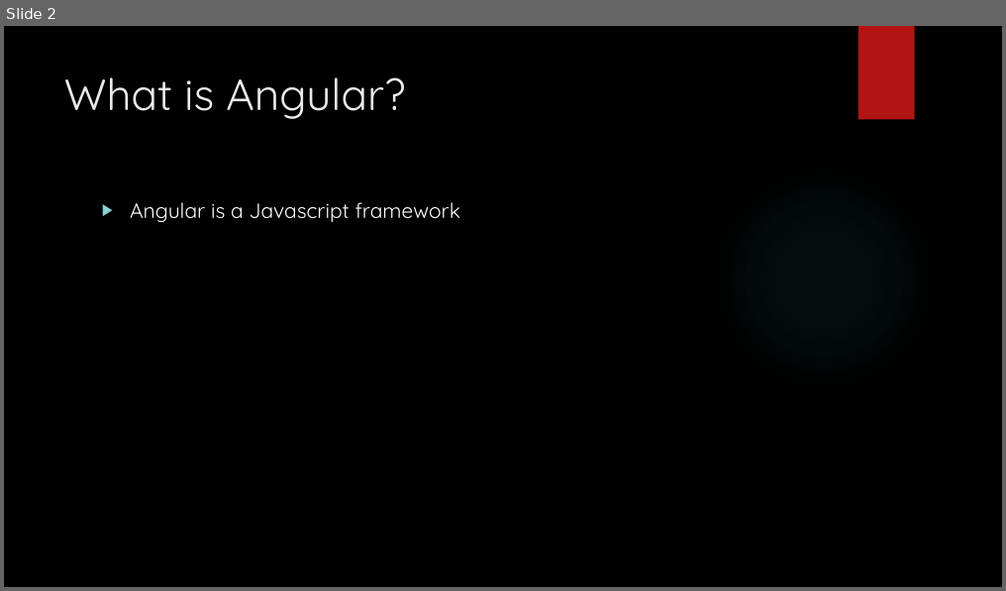
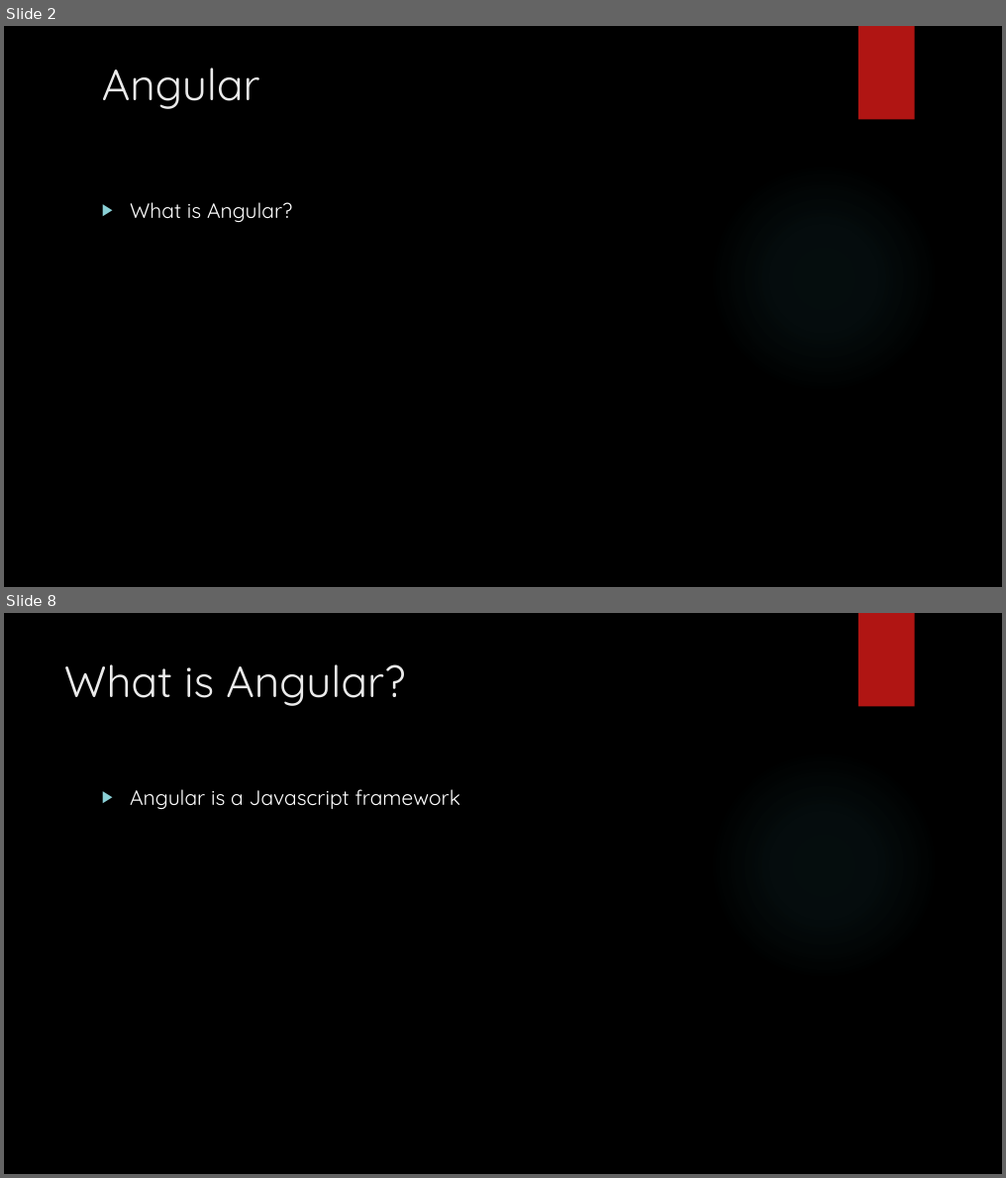
Before and after one commit to mickfarrow/Beginning-Angular, a slide deck: Angular.pptx. Shown one above the other, each under a label of ours: slide 2 before the commit, slides 2 and 8 after it; the slides between them are not shown. The pictures are 1006x591 and 1006x1178 pixels, drawn with LibreOffice and Linux fonts; fonts in the diff are those of the drawing; background and template pictures are left out. Boxes give left, top, right and bottom in pixels: in the first picture for what was removed or moved away, otherwise in the second. Text is boxed around its words. In the diff, an @@ line names an element or a change of style, - is before the commit and + after.

```diff
--- a/Angular.pptx
+++ b/Angular.pptx
@@ slide 2 added at (x1=4, y1=26, x2=1002, y2=587), background picture (left out); not listed: 2 template elements that a slide beside it also shows @@
@@ title added at (x1=102, y1=68, x2=260, y2=109), 42 pt, text #EBEBEB @@
+Angular
@@ text added at (x1=130, y1=202, x2=292, y2=222), 20 pt, text #FFFFFF @@
+▶ What is Angular?
@@ what was slide 2 is now slide 8 @@
```
Also in this commit, not shown: 1 slide changed, 5 other slides added.
